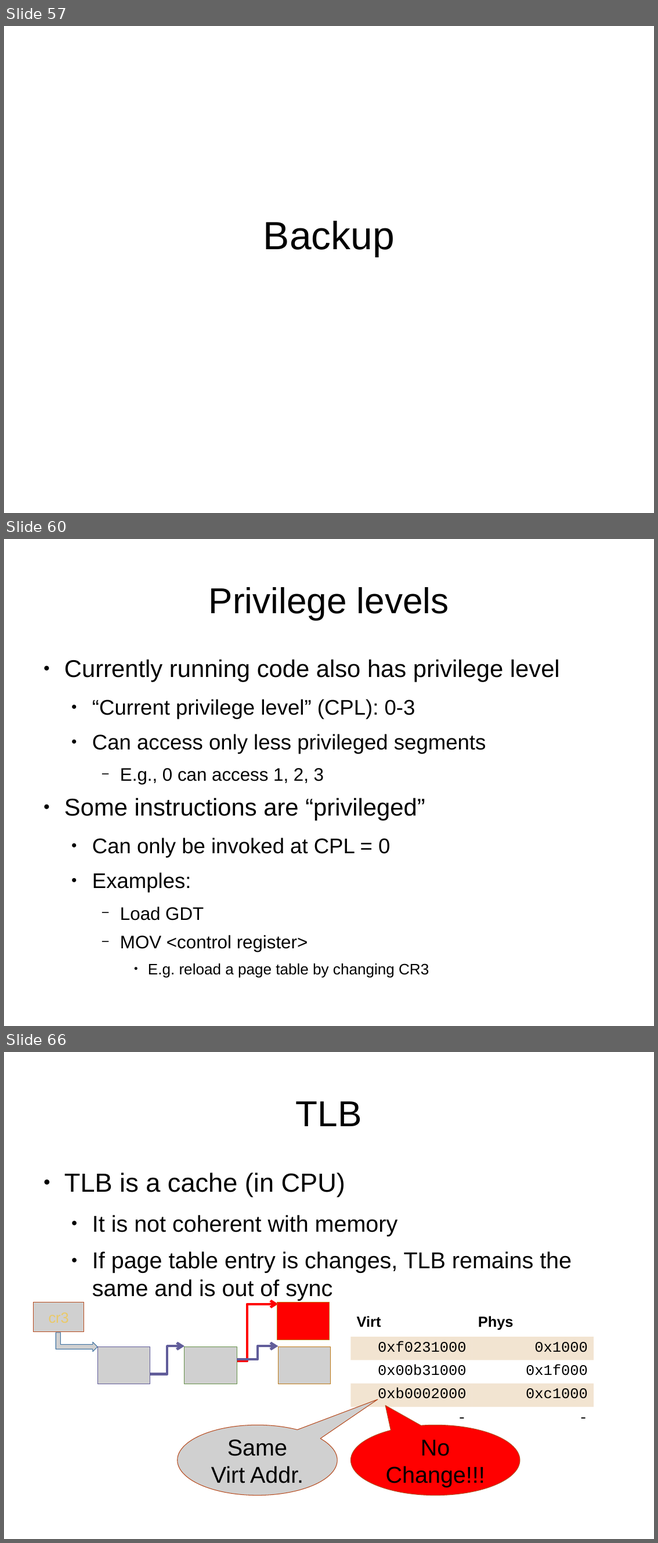
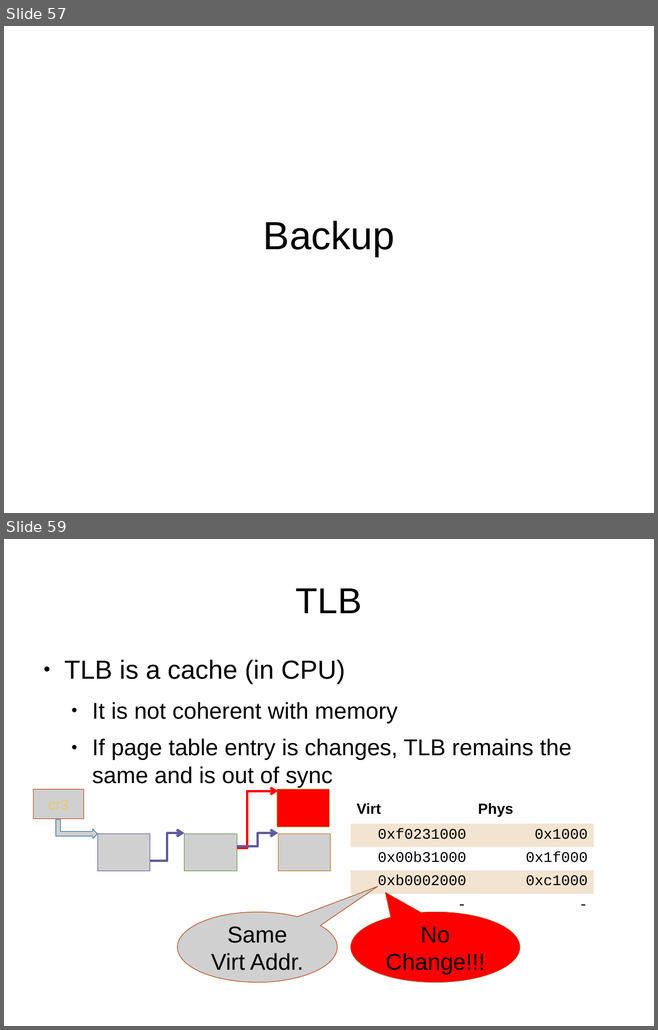
Before and after one commit to antonburtsev/cs5460, a slide deck: lectures/lecture11-creating-processes/lecture11-creating-processes.odp. Shown one above the other, each under a label of ours: slides 57, 60 and 66 before the commit, slides 57 and 59 after it; the slides between them are not shown. The pictures are 658x1543 and 658x1030 pixels, drawn with LibreOffice and Linux fonts; fonts in the diff are those of the drawing; grey boxes stand for pictures. Boxes give left, top, right and bottom in pixels: in the first picture for what was removed or moved away, otherwise in the second. Text is boxed around its words. In the diff, an @@ line names an element or a change of style, - is before the commit and + after.

```diff
--- a/lectures/lecture11-creating-processes/lecture11-creating-processes.odp
+++ b/lectures/lecture11-creating-processes/lecture11-creating-processes.odp
@@ slide 60 removed at (x1=4, y1=539, x2=654, y2=1026), background #FFFFFF @@
@@ title removed at (x1=209, y1=587, x2=449, y2=620) @@
-Privilege levels
@@ text removed at (x1=64, y1=659, x2=560, y2=978) @@
-● Currently running code also has privilege level
-  ● “Current privilege level” (CPL): 0-3
-  ● Can access only less privileged segments
-    − E.g., 0 can access 1, 2, 3
-● Some instructions are “privileged”
-  ● Can only be invoked at CPL = 0
-  ● Examples:
-    − Load GDT
-    − MOV <control register>
-      ● E.g. reload a page table by changing CR3
@@ what was slide 66 is now slide 59 @@
```
Also in this commit, not shown: 1 slide changed, 6 other slides removed, 7 other files.
